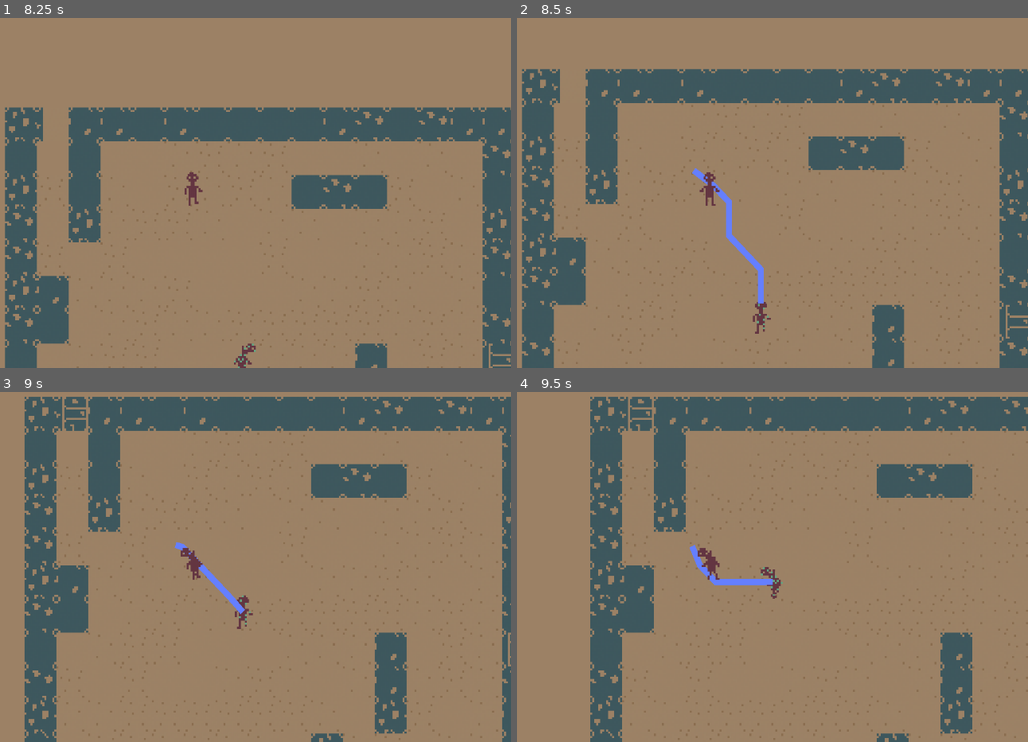
Above: before the commit, frames 1-4 (two rows, left to right).
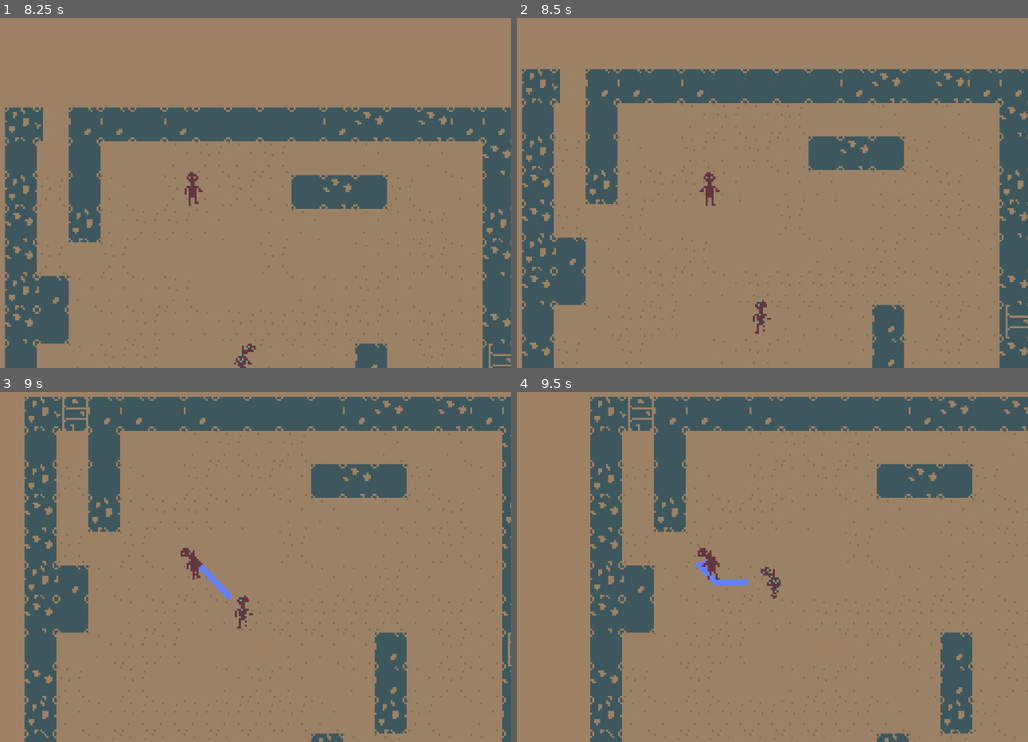
Above: after the commit, the same moments.

Repository: ThomasLandstra/Rougelike
Game: Godot game, scene res://game scene.tscn
Two runs of this game, one before a commit and one after it. Both use one fixed random seed, a clock stepped at 60 frames per second and the inputs below.
Inputs:
- Up to frame 1 (8.25 s): tap Enter at 0.5, 2.75, 5 s; hold Right (ui_right) 0.53-1.28 s; hold Shift 0.53-1.28 s; tap Space at 1.25, 4.25 s; hold Down (ui_down) 1.28-2.03 s; tap E every 1.5 s from 1.35 to 7.35 s; hold Right (ui_right) 2.03-2.78 s; hold Shift 2.03-2.78 s; hold Up (ui_up) 2.78-3.53 s; hold Shift 3.53-4.28 s; hold Left (ui_left) 3.53-5.03 s; hold Down (ui_down) 5.03-5.78 s; hold Shift 5.03-5.78 s; hold Right (ui_right) 5.78-6.53 s; hold Up (ui_up) 6.53-7.28 s; hold Shift 6.53-7.28 s; hold Right (ui_right) 7.28-8.03 s; hold Down (ui_down) from 8.03 s (still down); hold Shift from 8.03 s (still down)
- Up to frame 2 (8.5 s): keep holding Down (ui_down); keep holding Shift
- Up to frame 3 (9 s): release Down (ui_down) at 8.78 s; release Shift at 8.78 s; hold Left (ui_left) from 8.78 s (still down); tap E at 8.85 s
- Up to frame 4 (9.5 s): keep holding Left (ui_left)

Frame 1 is identical in both runs. In frame 2, 0.5% of the frame differs, in the area x 34-49%, y 42-82%; in frame 3, 0.1%; in frame 4, 0.2%.

Commit message:
Refactor code and increase performance

Diff:
--- a/src/scripts/zombie.gd
+++ b/src/scripts/zombie.gd
@@ -1,69 +1,70 @@
 extends KinematicBody2D
 
+# Movement
 const MAX_SPEED: int = 48
 const LOS_FIX: Vector2 = Vector2(8,8)
-var velocity: Vector2 = Vector2.ZERO
+var movement: Vector2 = Vector2.ZERO
 
-var path: Array = []	# Contains destination positions
+# Navigation
+var path: Array = []
 var levelNavigation: Navigation2D = null
 var player = null
-var last_pos: Vector2
 var spotted: bool = false
-var last_direction: String = "East"
 
-onready var line2d = $Line2D
+# Animation
+var direction: String = "East"
+
+# Sight and Path
+onready var line = $Line2D
 onready var los = $sight
 
 
 func _ready():
+	# Get tree
 	yield(get_tree(), "idle_frame")
 	var tree = get_tree()
-	if tree.has_group("level_navigation"):
-		levelNavigation = tree.get_nodes_in_group("level_navigation")[0]
-	if tree.has_group("player"):
-		player = tree.get_nodes_in_group("player")[0]
+
+	# Get variables
+	levelNavigation = tree.get_nodes_in_group("level_navigation")[0]
+	player = tree.get_nodes_in_group("player")[0]
 
 func _physics_process(delta):
-	line2d.global_position = Vector2.ZERO
-	spotted = check_player_in_detection()
+	if levelNavigation != null and player != null:
+		# Set raycast position
+		line.global_position = Vector2.ZERO
+		spotted = check_player_in_detection()
 
-	if player:
+		# If spotted, generate path
 		if spotted:
-			generate_path()
+			path = levelNavigation.get_simple_path(global_position, player.global_position+LOS_FIX, false)
+		elif path.size() > 0:
+			path = levelNavigation.get_simple_path(global_position, path[-1], false)
 
-		navigate(delta)
-		if velocity != Vector2.ZERO:
-			get_direction(velocity)
-			$AnimationPlayer.play("Run_"+last_direction)
-			velocity = move_and_slide(velocity.clamped(MAX_SPEED))
+		navigate(delta) # Generate movement
+
+		# Move and animate
+		if movement != Vector2.ZERO:
+			get_direction(movement)
+			$AnimationPlayer.play("Run_"+direction)
+			movement = move_and_slide(movement.clamped(MAX_SPEED))
 		else:
-			$AnimationPlayer.play("Idle_"+last_direction)
+			$AnimationPlayer.play("Idle_"+direction)
 
-func navigate(delta):	# Define the next position to go to
-	if path.size() > 0 and spotted:
-		velocity = global_position.direction_to(path[1]) * MAX_SPEED * (delta + 1)
+# Define the next position to go to
+func navigate(delta):
+	if path.size() > 0:
+		movement = global_position.direction_to(path[1]) * MAX_SPEED * (delta + 1)
 
 		# If reached the destination, remove this point from path array
 		if global_position == path[0]:
 			path.pop_front()
-	elif path.size() > 1:
-		velocity = global_position.direction_to(path[1]) * MAX_SPEED * (delta + 1)
-
-		# If reached the destination, remove this point from path array
-		if global_position.distance_to(path[0]) < 13:
-			path.pop_front()
-	else: velocity = Vector2.ZERO
-
-func generate_path():	# It's obvious
-	if levelNavigation != null and player != null:
-		path = levelNavigation.get_simple_path(global_position, player.global_position, false)
-		line2d.points = path
-
+			line.points = path
+		if path.size() == 2: path = []
+	else: movement = Vector2.ZERO
 
 func check_player_in_detection() -> bool:
 	if player != null:
 		los.look_at(player.global_position + LOS_FIX)
-		los.visible = true
 		var collider = los.get_collider()
 		if collider and collider.is_in_group("player"):
 			return true
@@ -81,12 +82,6 @@
 		negative_y = true
 
 	if axis.x > axis.y:
-		if negative_x:
-			last_direction = "West"
-		else:
-			last_direction = "East"
-	if axis.x < axis.y:
-		if negative_y:
-			last_direction = "North"
-		else:
-			last_direction = "South"
+		direction = "West" if negative_x else "East"
+	elif axis.x < axis.y:
+		direction = "North" if negative_y else "South"
